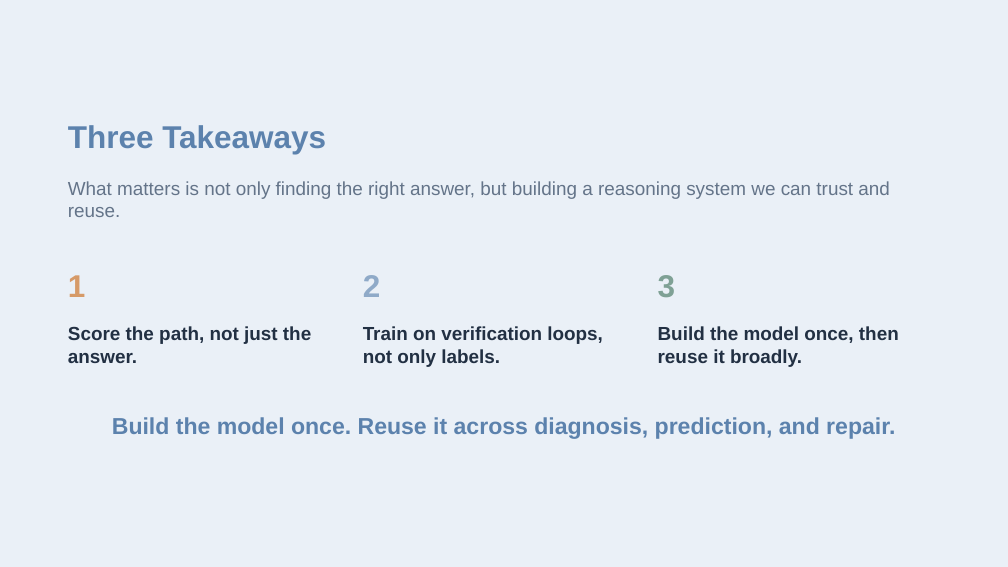
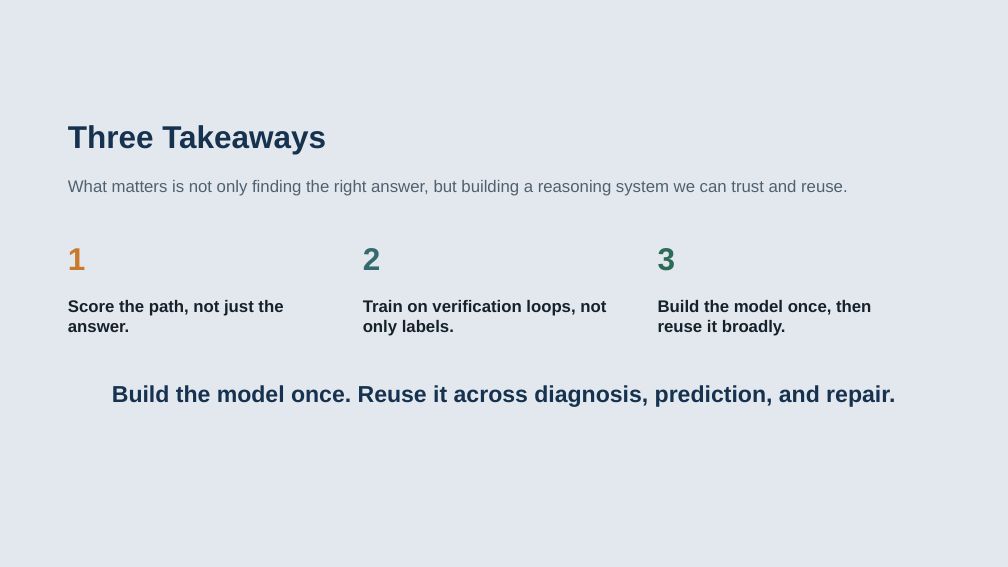
Before and after one commit to Lincyaw/paperops, a slide deck: slide 18 of examples/self-intro/diagnostic_world_model.pptx. Drawn at 1008x567 pixels with LibreOffice and Linux fonts; fonts in the diff are those of the drawing. Boxes give left, top, right and bottom in pixels: in the first picture for what was removed or moved away, otherwise in the second. Text is boxed around its words. In the diff, an @@ line names an element or a change of style, - is before the commit and + after.

```diff
--- a/examples/self-intro/diagnostic_world_model.pptx
+++ b/examples/self-intro/diagnostic_world_model.pptx
@@ background #EAF0F7 to #E2E8EE @@
@@ text "Three Takeaways" at (68, 125, 326, 154): text colour #5C82AD to #16324F @@
@@ text "What matters is not only ..." at (68, 180, 848, 196): size 18 to 16 pt, text colour #647489 to #51606F @@
@@ text "1" at (68, 248, 86, 270): text colour #D69A68 to #C8792A @@
@@ text "2" at (363, 248, 381, 270): text colour #8FAAC8 to #356B6F @@
@@ 3 texts: place and size @@
-3 texts at (68, 275, 676, 297)
+3 texts at (68, 248, 676, 271)
@@ text "3" at (658, 248, 676, 271): text colour #7FA195 to #2E6B57 @@
@@ text "Score the path, not just ...": place and size @@
-text "Score the path, not just ..." at (68, 326, 311, 363)
+text "Score the path, not just ..." at (68, 300, 283, 332)
@@ text "Train on verification loops, not ...": place and size @@
-text "Train on verification loops, not ..." at (363, 326, 603, 367)
+text "Train on verification loops, not ..." at (363, 300, 606, 336)
@@ size 18 to 16 pt, text colour #223043 to #16212B in 3 elements at (68, 300, 283, 332), (363, 300, 606, 336), (658, 300, 871, 336) @@
@@ text "Build the model once, then ...": place and size @@
-text "Build the model once, then ..." at (658, 326, 899, 367)
+text "Build the model once, then ..." at (658, 300, 871, 336)
@@ text "Build the model once. Reuse ..." at (112, 385, 895, 407): text colour #5C82AD to #16324F @@
@@ text "Build the model once. Reuse ...": place and size @@
-text "Build the model once. Reuse ..." at (112, 417, 895, 439)
+text "Build the model once. Reuse ..." at (112, 385, 895, 407)
```
Also in this commit, not shown: 17 other slides changed, 27 other files.
